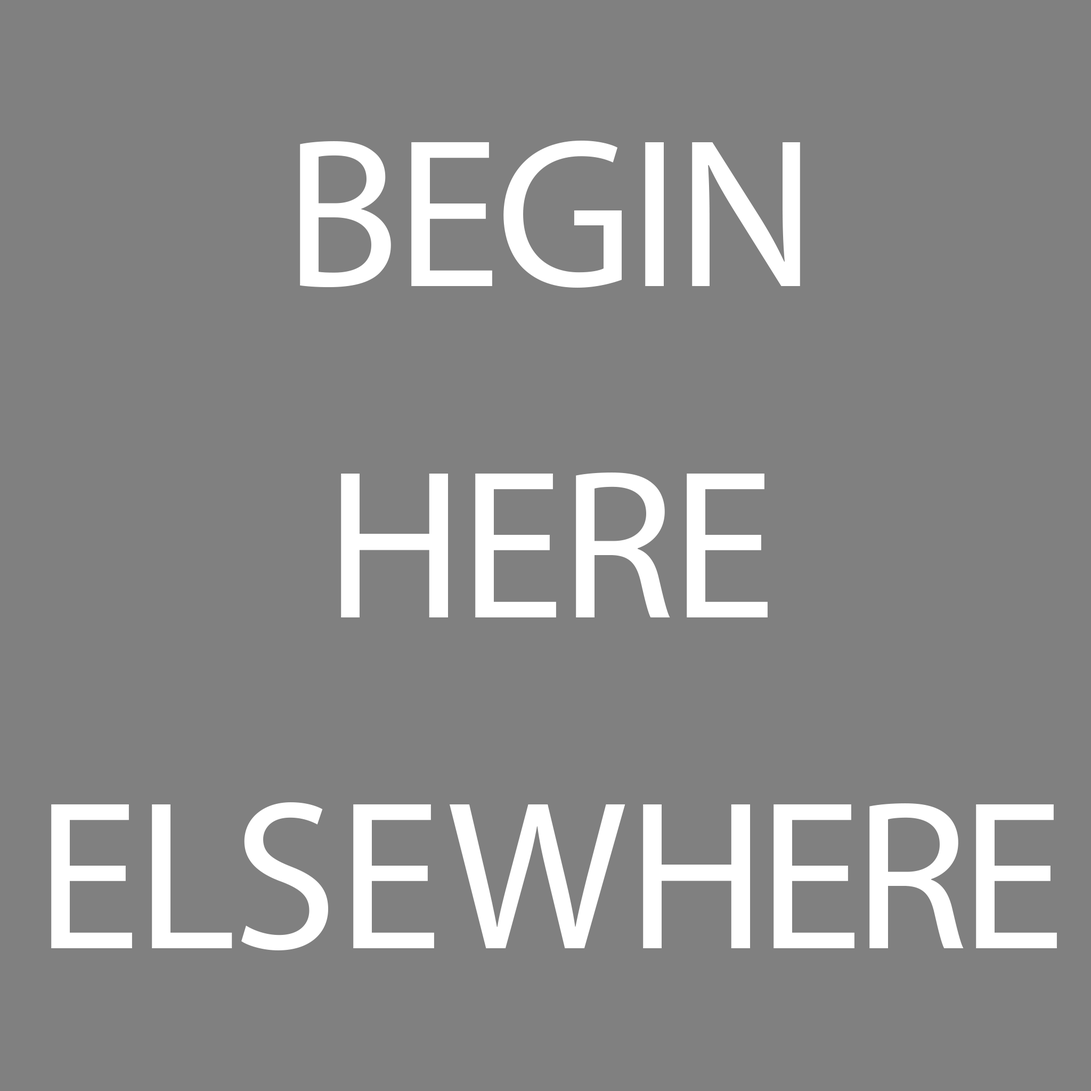
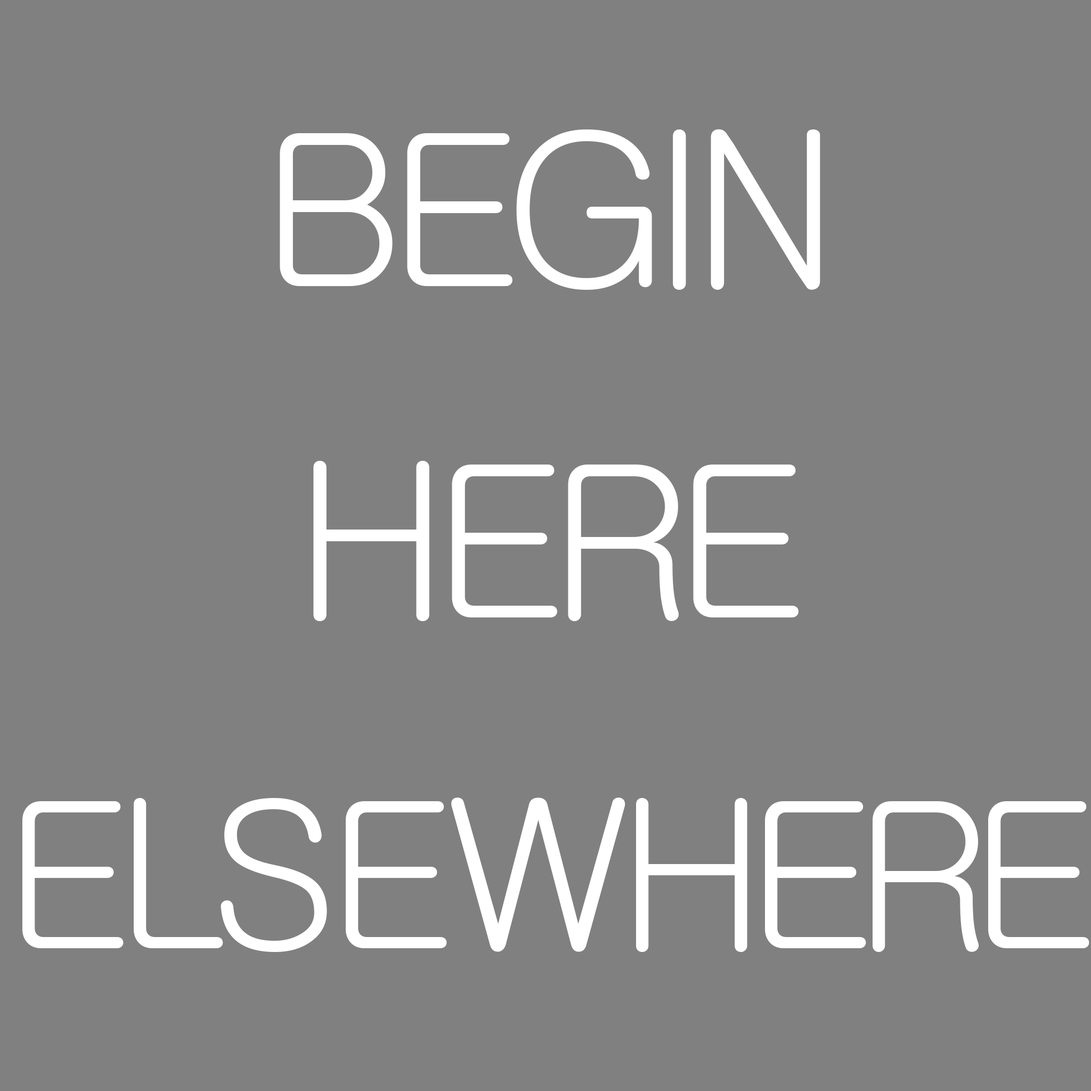
Layers edited between the first and the second 1091×1091 image:
added layer "BEGIN HERE ELSEWHERE" (1st of 2) above "BEGIN HERE ELSEWHERE" over [22, 128, 1090, 953]
hid "BEGIN HERE ELSEWHERE" (2nd of 2) over [51, 140, 1058, 951]
